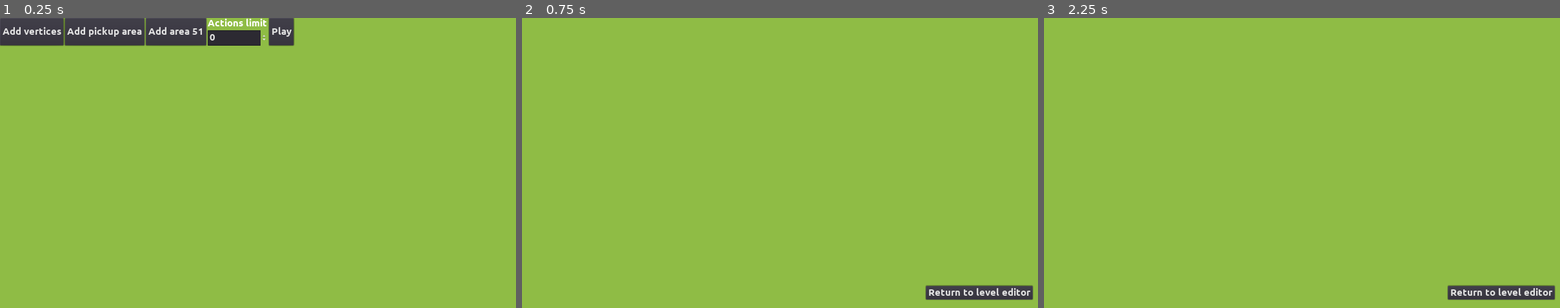
Above: before the commit, frames 1-3 (left to right).
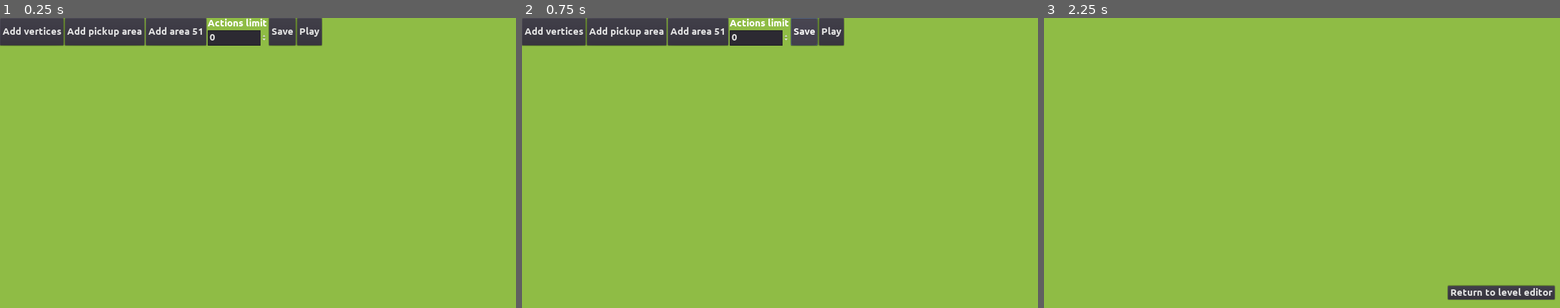
Above: after the commit, the same moments.

Repository: moisesjbc/ufo-taxi
Game: Godot game, scene res://level_editor/main/level_editor.tscn
The game is run twice, just before and just after one commit, with the same random seed, the same clock (stepped at 60 frames per second) and the same inputs. This scene is started directly instead of the project's main scene.
Inputs (mouse positions are in pixels of both pictures, inside the frame that each line leads up to):
- Up to frame 1 (0.25 s): no input
- Up to frame 2 (0.75 s): click (805, 32) at 0.5 s, where only the run after the commit has a clickable "Save"
- Up to frame 3 (2.25 s): click (1503, 293) at 1.25 s, where only the run before the commit has a clickable "Return to level editor"; click "Play" at 2 s

The runs differ from the first frame. In frame 1, 0.6% of the frame differs, in the area x 52-63%, y 0-10%; in frame 2, 6.7%, in the area x 0-100%, y 0-98%; in frame 3, nothing differs.
Error in both runs: Invalid type in function 'campaign_level_filepath' in base 'Node (level_manager.gd)'. Cannot convert argument 1 from Nil to int. (res://globals/level_manager/l…

Commit message:
Level editor - Added save button

Diff:
--- a/godot-project/level_editor/main/level_editor.tscn
+++ b/godot-project/level_editor/main/level_editor.tscn
@@ -63,9 +63,15 @@
 margin_right = 148.0
 margin_bottom = 70.0
 
+[node name="save_button" type="Button" parent="state_machine/idle/tools_container"]
+margin_left = 845.0
+margin_right = 911.0
+margin_bottom = 70.0
+text = "Save"
+
 [node name="play_button" type="Button" parent="state_machine/idle/tools_container"]
-margin_left = 845.0
-margin_right = 906.0
+margin_left = 915.0
+margin_right = 976.0
 margin_bottom = 70.0
 text = "Play"
 
@@ -96,5 +102,6 @@
 [connection signal="pressed" from="state_machine/idle/tools_container/clear_vertices_button" to="state_machine/idle" method="_on_clear_vertices_button_pressed"]
 [connection signal="pressed" from="state_machine/idle/tools_container/add_pickup_area_button" to="state_machine/idle" method="_on_add_pickup_area_button_pressed"]
 [connection signal="pressed" from="state_machine/idle/tools_container/add_area_51_area" to="state_machine/idle" method="_on_add_area_51_area_pressed"]
+[connection signal="pressed" from="state_machine/idle/tools_container/save_button" to="state_machine/idle" method="_on_save_button_pressed"]
 [connection signal="pressed" from="state_machine/idle/tools_container/play_button" to="state_machine/idle" method="_on_play_button_pressed"]
 [connection signal="pressed" from="state_machine/add_vertices/add_vertices_exit_button" to="state_machine/add_vertices" method="_on_add_vertices_exit_button_pressed"]
--- a/godot-project/level_editor/main/state_machine/idle.gd
+++ b/godot-project/level_editor/main/state_machine/idle.gd
@@ -66,23 +66,8 @@
 func _on_play_button_pressed():
 	$tools_container.visible = false
 
-	var level_dict = {}
+	_save_data_to_level_manager()
 
-	level_manager.railtrack_nodes = level_editor.get_node('path').nodes
-	level_manager.pickup_area_positions = []
-	for pickup_area in level_editor.get_node('pickup_areas_container').get_children():
-		level_manager.pickup_area_positions.push_back(pickup_area.global_position)
-		pickup_area.visible = false
-	level_manager.area_51_positions = []
-	for area_51 in level_editor.get_node('area_51_container').get_children():
-		level_manager.area_51_positions.push_back(area_51.global_position)
-		area_51.visible = false
-	level_manager.n_remaining_actions = null
-	if $tools_container/actions_limit_container/actions_limit_input.value > 0:
-		level_manager.n_remaining_actions = $tools_container/actions_limit_container/actions_limit_input.value
-	level_manager.texts = []
-
-	level_manager.save()
 	level_manager.playing_from_level_editor = true
 	get_tree().change_scene("res://gameplay/main/main.tscn")
 
@@ -92,3 +77,22 @@
 	level_editor.add_child(main)
 	level_editor.get_node('main').play_level(level_dict)
 	level_editor.playing_level = true"""
+
+
+func _on_save_button_pressed():
+	_save_data_to_level_manager()
+	level_manager.save() # Save to file
+
+
+func _save_data_to_level_manager():
+	level_manager.railtrack_nodes = level_editor.get_node('path').nodes
+	level_manager.pickup_area_positions = []
+	for pickup_area in level_editor.get_node('pickup_areas_container').get_children():
+		level_manager.pickup_area_positions.push_back(pickup_area.global_position)
+	level_manager.area_51_positions = []
+	for area_51 in level_editor.get_node('area_51_container').get_children():
+		level_manager.area_51_positions.push_back(area_51.global_position)
+	level_manager.n_remaining_actions = null
+	if $tools_container/actions_limit_container/actions_limit_input.value > 0:
+		level_manager.n_remaining_actions = $tools_container/actions_limit_container/actions_limit_input.value
+	level_manager.texts = []
